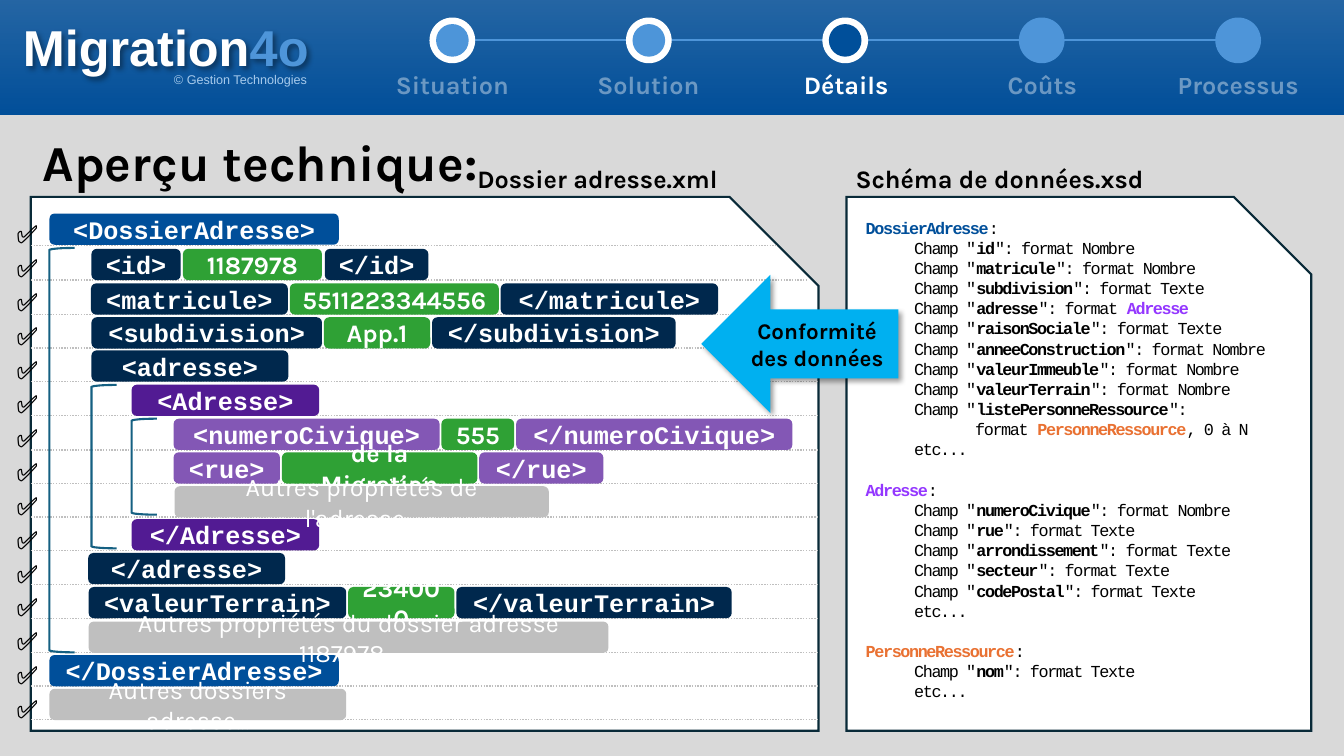
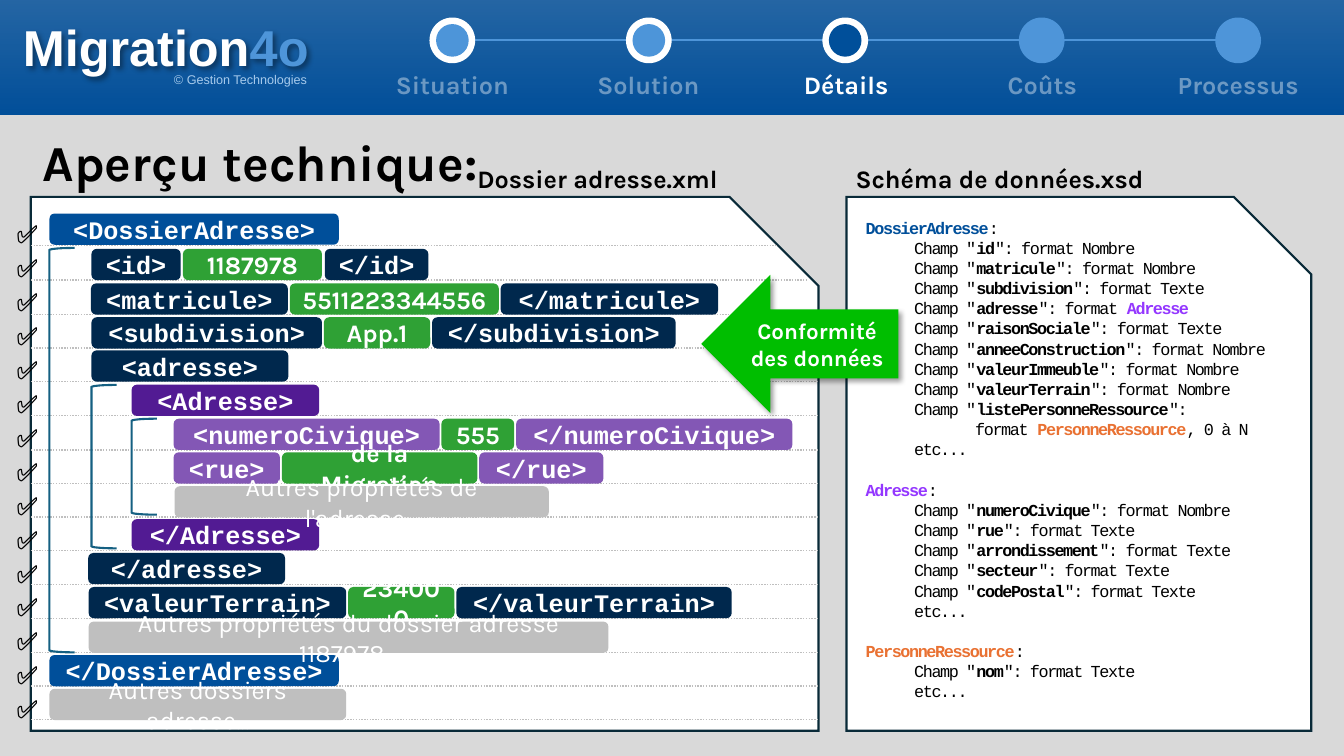
Before and after one commit to s-pedneault/migration4o, a slide deck: slide 9 of doc/Presentation.pptx. Drawn at 1344x756 pixels with LibreOffice and Linux fonts; fonts in the diff are those of the drawing. Boxes give left, top, right and bottom in pixels: in the first picture for what was removed or moved away, otherwise in the second. Text is boxed around its words. In the diff, an @@ line names an element or a change of style, - is before the commit and + after.

```diff
--- a/doc/Presentation.pptx
+++ b/doc/Presentation.pptx
@@ left arrow "Conformité des données" at (702,275,898,413): text colour #000000 to #FFFFFF; fill #00B0F0 to #00BE00 @@
```
Also in this commit, not shown: 3 other slides changed, 2 slides added.
